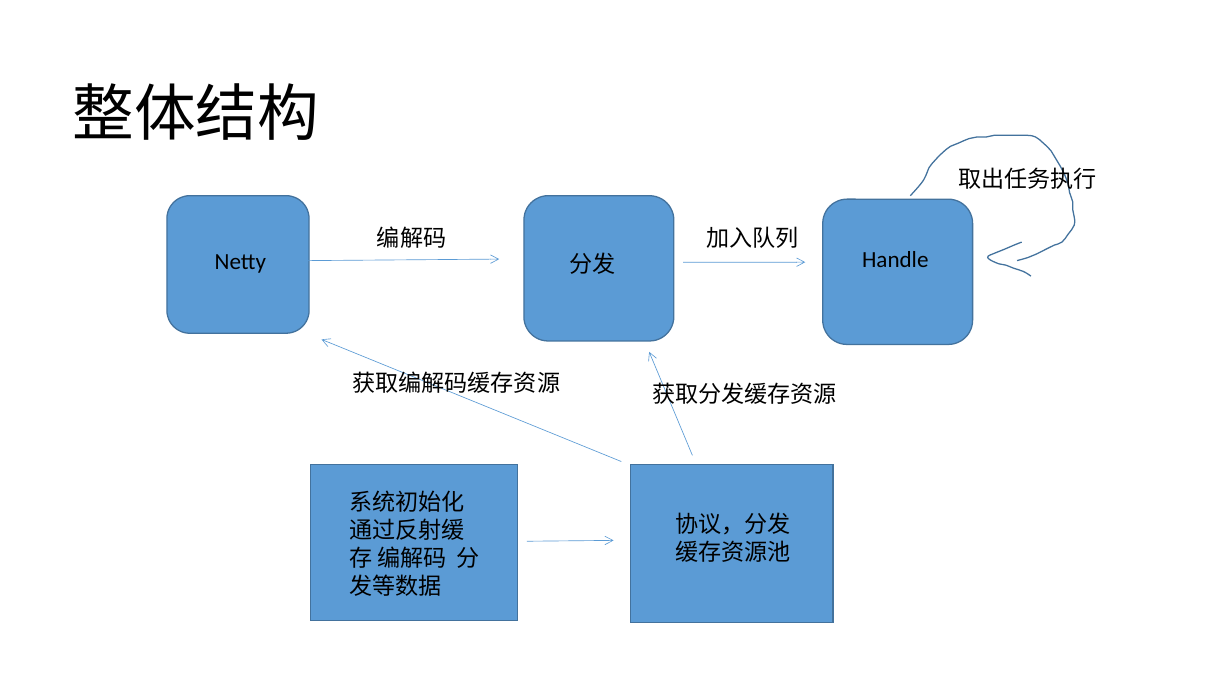
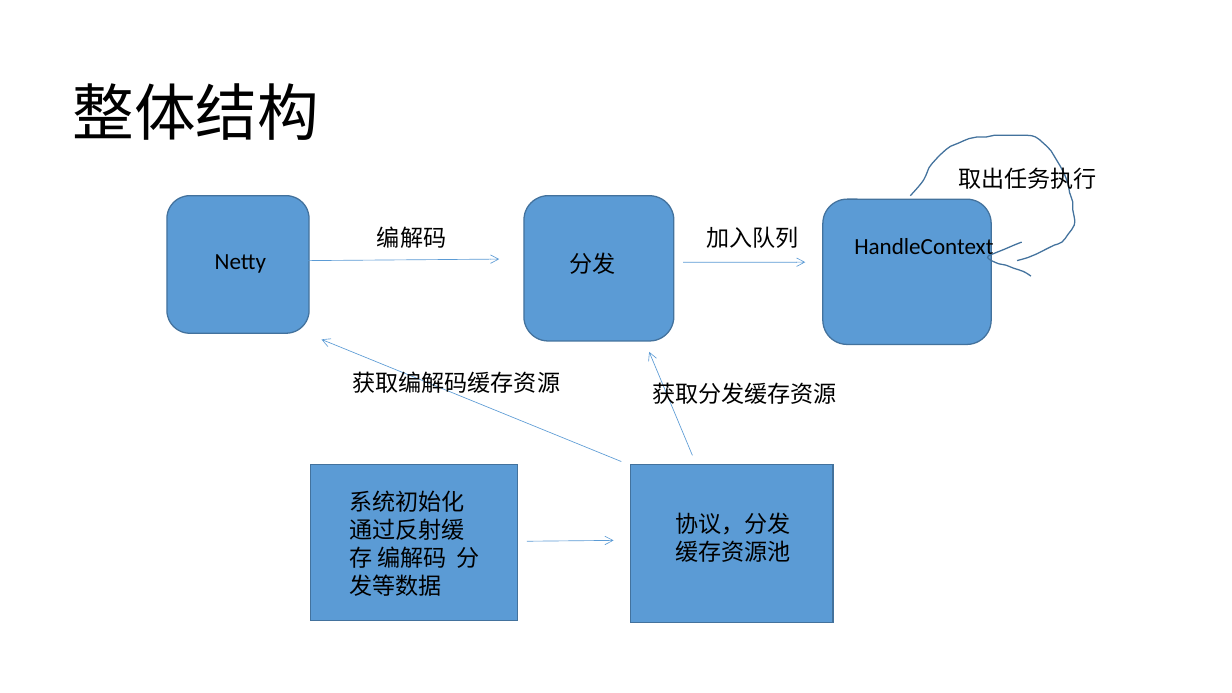
Before and after one commit to Xuwudong/tank, a slide deck: slide 3 of src/resources/坦克大战总结.pptx. Drawn at 1232x693 pixels with LibreOffice and Linux fonts; fonts in the diff are those of the drawing. Boxes give left, top, right and bottom in pixels: in the first picture for what was removed or moved away, otherwise in the second. Text is boxed around its words. In the diff, an @@ line names an element or a change of style, - is before the commit and + after.

```diff
--- a/src/resources/坦克大战总结.pptx
+++ b/src/resources/坦克大战总结.pptx
@@ rounded rectangle: place and size @@
-rounded rectangle at <box>823,200,972,345</box>
+rounded rectangle at <box>823,200,992,345</box>
@@ text at <box>854,234,993,260</box>: text changed @@
-Handle
+HandleContext
```
Also in this commit, not shown: 3 other slides changed.
